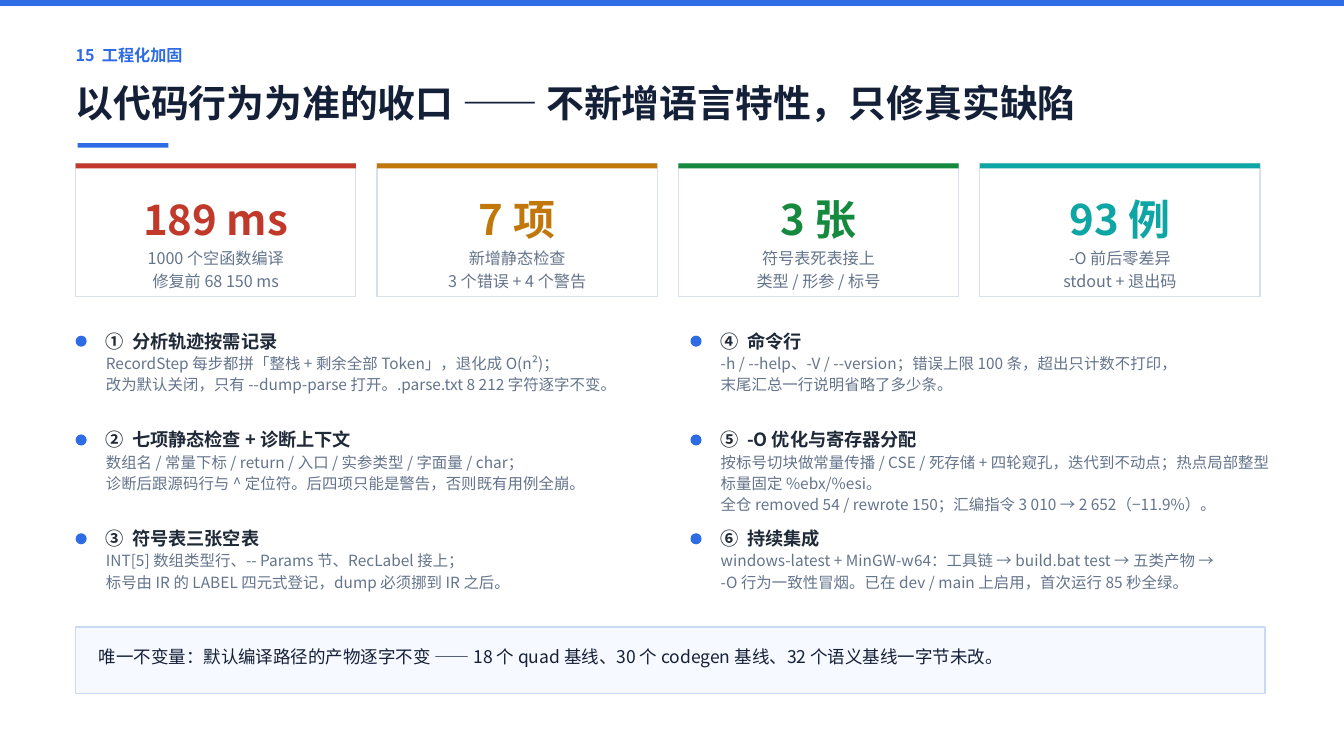
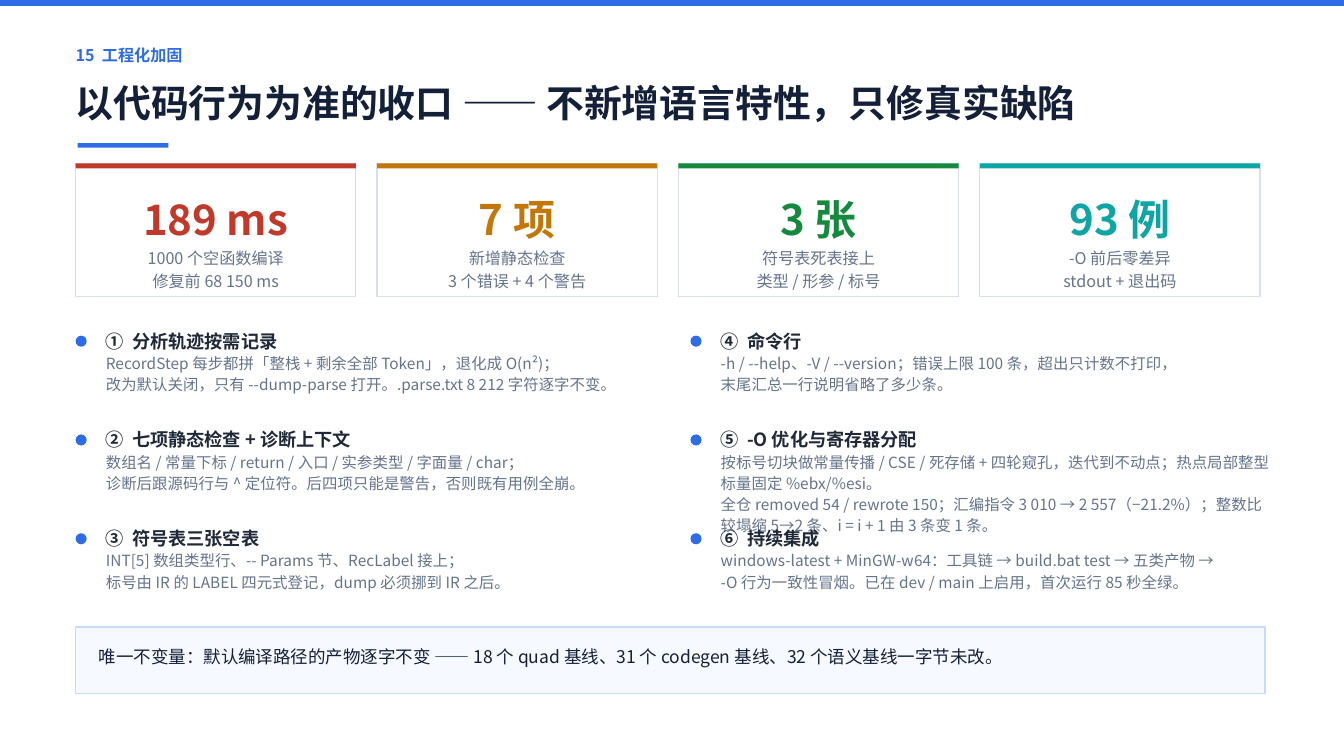
Before and after one commit to 9527-qincheng/MiniCCompiler, a slide deck: slide 16 of docs/MiniC编译器_答辩演示.pptx. Drawn at 1344x756 pixels with LibreOffice and Linux fonts; fonts in the diff are those of the drawing. Boxes give left, top, right and bottom in pixels: in the first picture for what was removed or moved away, otherwise in the second. Text is boxed around its words. In the diff, an @@ line names an element or a change of style, - is before the commit and + after.

Commit message:
perf(codegen): 比较塌缩与算术原地更新，汇编指令再降 3.6%
两处纯目标代码层的改写，四元式与默认语义均不变：

1. 比较塌缩：整数比较的结果若只被紧随其后的 Q_JT / Q_JNT 读一次，
   就不发 setcc / movzbl / 存栈 / cmpl $0 / 条件跳转这五条，
   改成 cmpl 之后按比较大类直接选一条 jcc（CmpJumpMnemonic）。
   标志位由 m_bFlagsValid 守护，遇到非 JT/JNT 的四元式立即清空。
2. 算术原地更新：整型 ADD / SUB / MUL 的结果临时量只被紧邻的
   `x = <临时量>` 读一次、且左操作数就是 x 时，直接以 x 为目标发一条算术指令；
   EmitIntoVariable 统一处理寄存器化局部变量 / 全局 / 栈槽三种目标形态。

三条保守边界：只对整数生效（浮点走 ucomiss + setcc，融合会破坏 NaN 语义）；
DIV 不参与（idivl 结果本来就在 eax / edx）；模板参数求解只在 AnalyzeTempReuse 里做。

实测：同一口径（30 个目标代码用例 + demo.mc）指令数 2 652 → 2 557（-3.6%），
比最初 3 246 条累计少 21.2%；典型循环体
`while (i < n) { a[i] = i*4+1; s = s + a[i]; i = i + 1; }` 由 29 条降到 22 条（-24%）。

新增 tests/codegen/fuse_cmp_update.mc：六个整数比较、两处原地更新，
外加 f < 3.0 浮点比较作不融合对照，期望输出 61 / 10 / 10 / 7。
build.bat test 11 套全绿（语义 32 / 四元式 18 / 目标代码 31）。

```diff
--- a/docs/MiniC编译器_答辩演示.pptx
+++ b/docs/MiniC编译器_答辩演示.pptx
@@ text at [721, 497, 1262, 536]: text changed @@
-全仓 removed 54 / rewrote 150；汇编指令 3 010 → 2 652（−11.9%）。
+全仓 removed 54 / rewrote 150；汇编指令 3 010 → 2 557（−21.2%）；整数比较塌缩 5→2 条、i = i + 1 由 3 条变 1 条。
@@ text at [99, 648, 1002, 668]: text changed @@
-唯一不变量：默认编译路径的产物逐字不变 —— 18 个 quad 基线、30 个 codegen 基线、32 个语义基线一字节未改。
+唯一不变量：默认编译路径的产物逐字不变 —— 18 个 quad 基线、31 个 codegen 基线、32 个语义基线一字节未改。
```
Also in this commit, not shown: 4 other slides changed, 9 other files.
